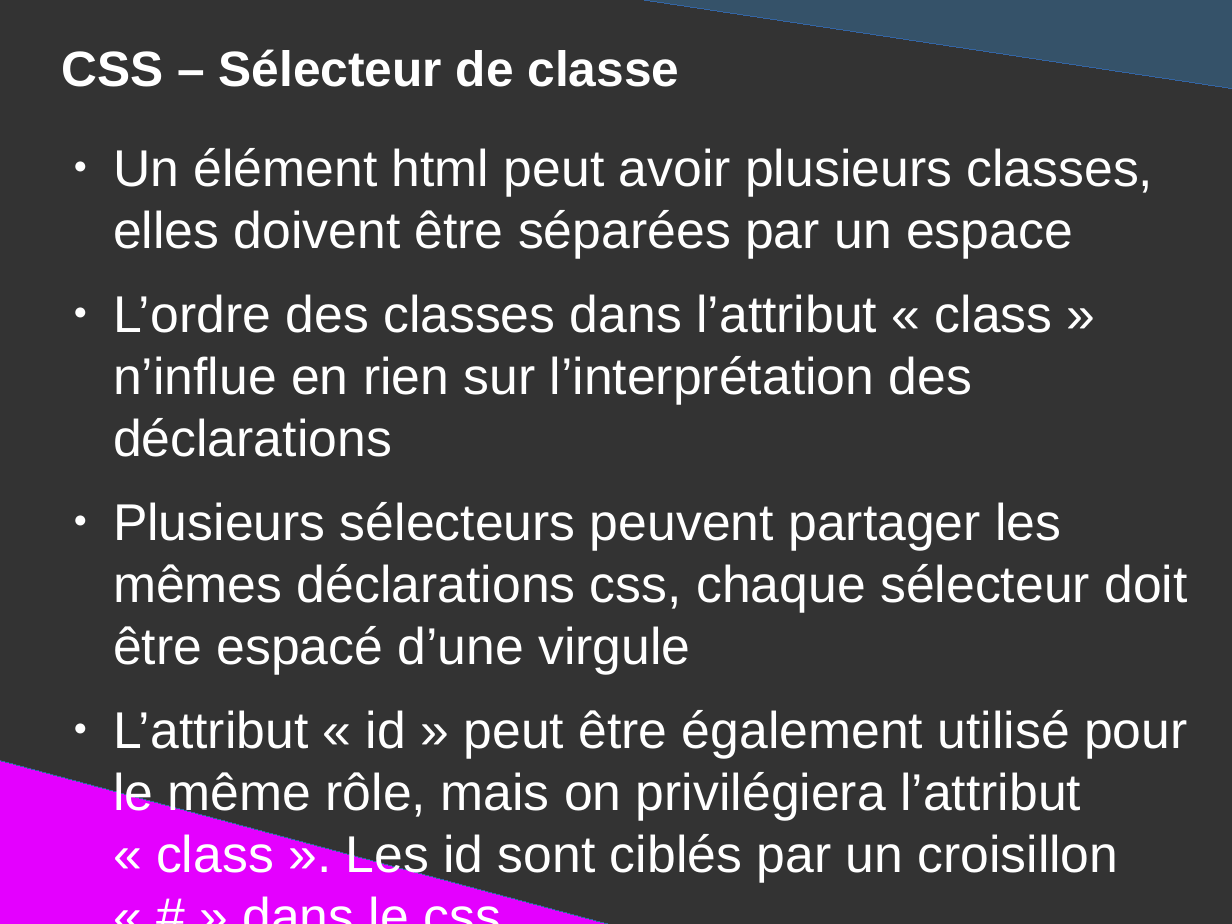
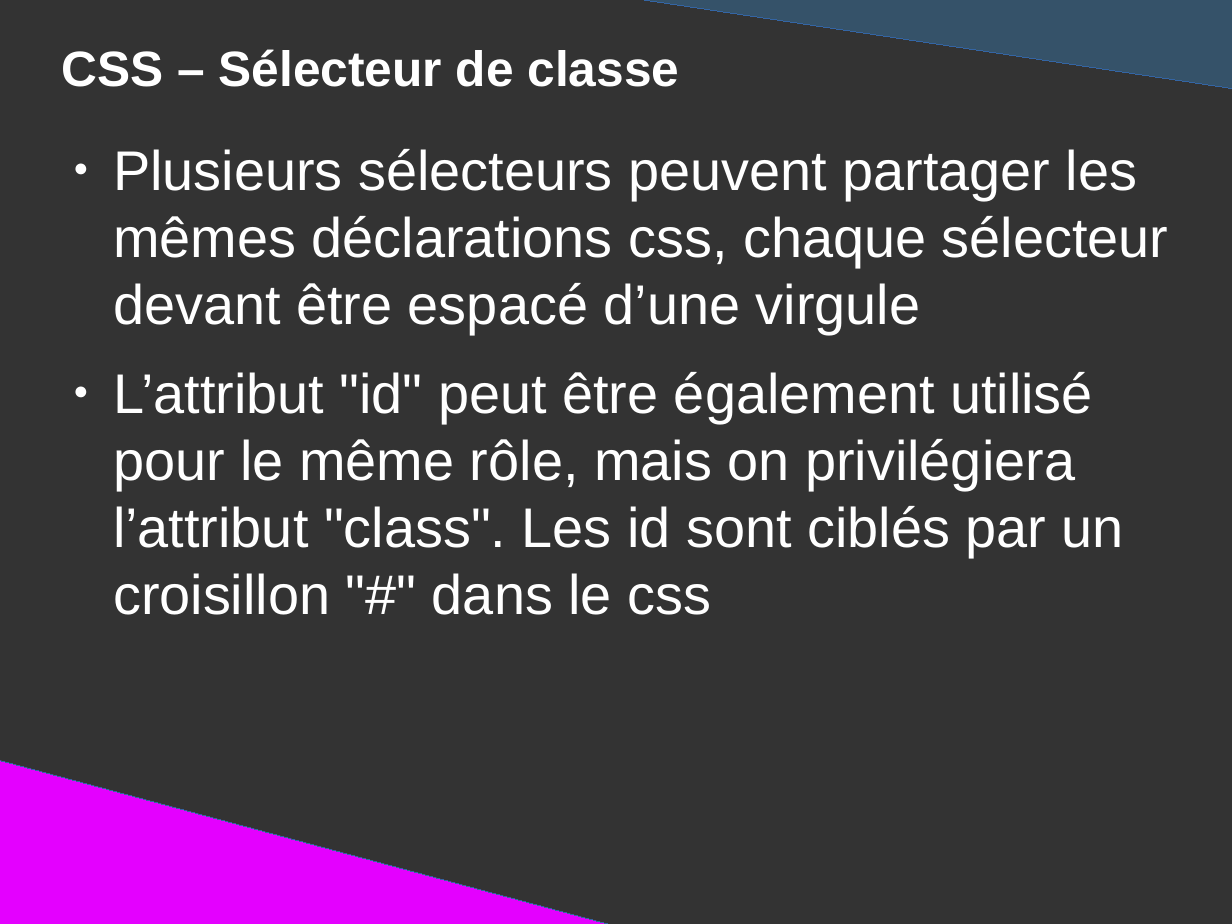
Before and after one commit to DanYellow/presentations, a slide deck: slide 87 of mmi/html/travaux-pratiques/numero-1/presentation.odp (slide 77 before the commit). Drawn at 1232x924 pixels with LibreOffice and Linux fonts; fonts in the diff are those of the drawing. Boxes give left, top, right and bottom in pixels: in the first picture for what was removed or moved away, otherwise in the second. Text is boxed around its words. In the diff, an @@ line names an element or a change of style, - is before the commit and + after.

```diff
--- a/mmi/html/travaux-pratiques/numero-1/presentation.odp
+++ b/mmi/html/travaux-pratiques/numero-1/presentation.odp
@@ text at (113,149,1169,615): text changed; size 33.3 to 36 pt @@
-● Un élément html peut avoir plusieurs classes, elles doivent être séparées par un espace
-● L’ordre des classes dans l’attribut « class » n’influe en rien sur l’interprétation des déclarations
-● Plusieurs sélecteurs peuvent partager les mêmes déclarations css, chaque sélecteur doit être espacé d’une virgule
-● L’attribut « id » peut être également utilisé pour le même rôle, mais on privilégiera l’attribut « class ». Les id sont ciblés par un croisillon « # » dans le css
+● Plusieurs sélecteurs peuvent partager les mêmes déclarations css, chaque sélecteur devant être espacé d’une virgule
+● L’attribut "id" peut être également utilisé pour le même rôle, mais on privilégiera l’attribut "class". Les id sont ciblés par un croisillon "#" dans le css
```
Also in this commit, not shown: 6 other slides changed, 12 slides added, 2 slides removed, 4 other files.
